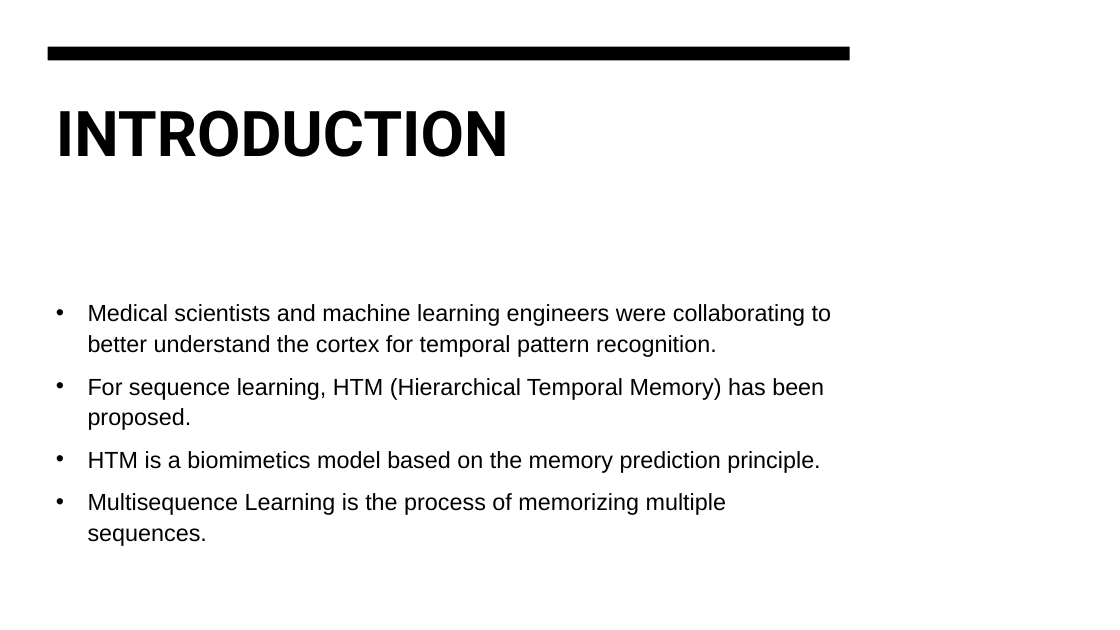
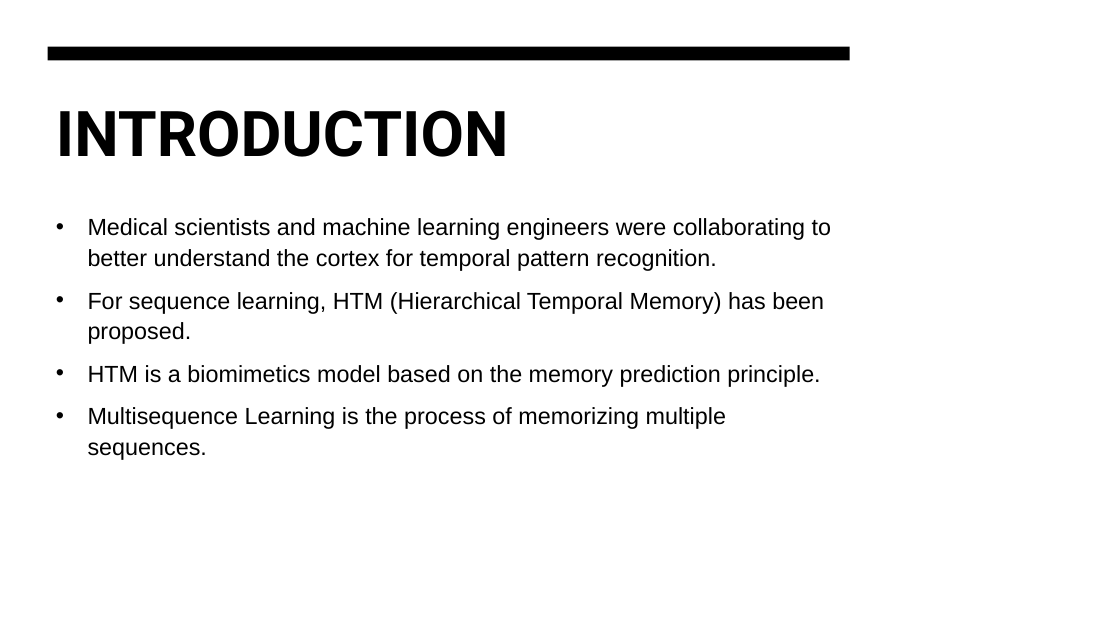
Before and after one commit to faizmohammedkhan7/neocortexapi, a slide deck: slide 4 of source/MySEProject/Documentation/ML-22-23-15 Approve Prediction of Multisequence Learning .pptx. Drawn at 1120x630 pixels with LibreOffice and Linux fonts; fonts in the diff are those of the drawing. Boxes give left, top, right and bottom in pixels: in the first picture for what was removed or moved away, otherwise in the second. Text is boxed around its words. In the diff, an @@ line names an element or a change of style, - is before the commit and + after.

```diff
--- a/source/MySEProject/Documentation/ML-22-23-15 Approve Prediction of Multisequence Learning .pptx
+++ b/source/MySEProject/Documentation/ML-22-23-15 Approve Prediction of Multisequence Learning .pptx
@@ text "Medical scientists and machine learning ...": place and size @@
-text "Medical scientists and machine learning ..." at box(88, 304, 831, 546)
+text "Medical scientists and machine learning ..." at box(88, 218, 831, 460)
```
Also in this commit, not shown: 2 other slides changed, 1 slide added, 2 slides removed.
